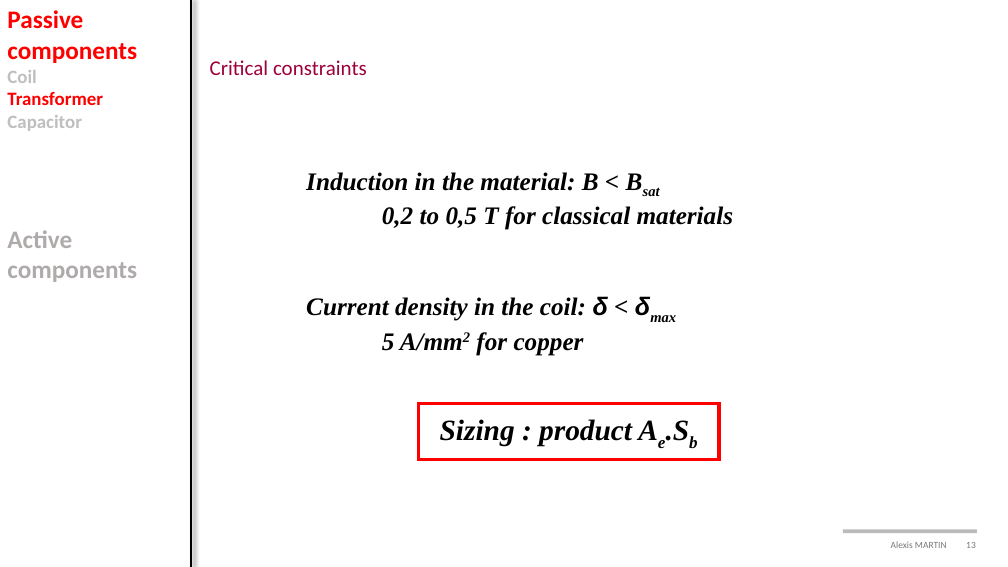
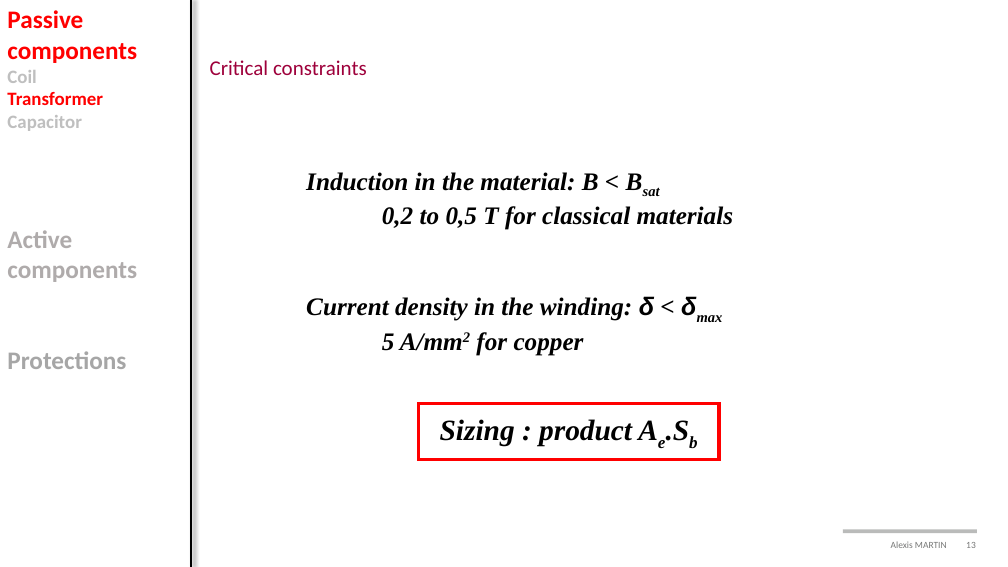
Before and after one commit to alexismartin46/Cours_Electronique_de_Puissance_FISE2, a slide deck: slide 13 of Cours/Cours3_components.pptx. Drawn at 1008x567 pixels with LibreOffice and Linux fonts; fonts in the diff are those of the drawing; background and template pictures are left out. Boxes give left, top, right and bottom in pixels: in the first picture for what was removed or moved away, otherwise in the second. Text is boxed around its words. In the diff, an @@ line names an element or a change of style, - is before the commit and + after.

```diff
--- a/Cours/Cours3_components.pptx
+++ b/Cours/Cours3_components.pptx
@@ text at <box>306,296,654,321</box>: text changed @@
-Current density in the coil: δ < δmax
+Current density in the winding: δ < δmax
@@ text at <box>7,351,126,369</box>: paragraph added @@
+Protections
```
Also in this commit, not shown: 43 other slides changed, 25 other files.
